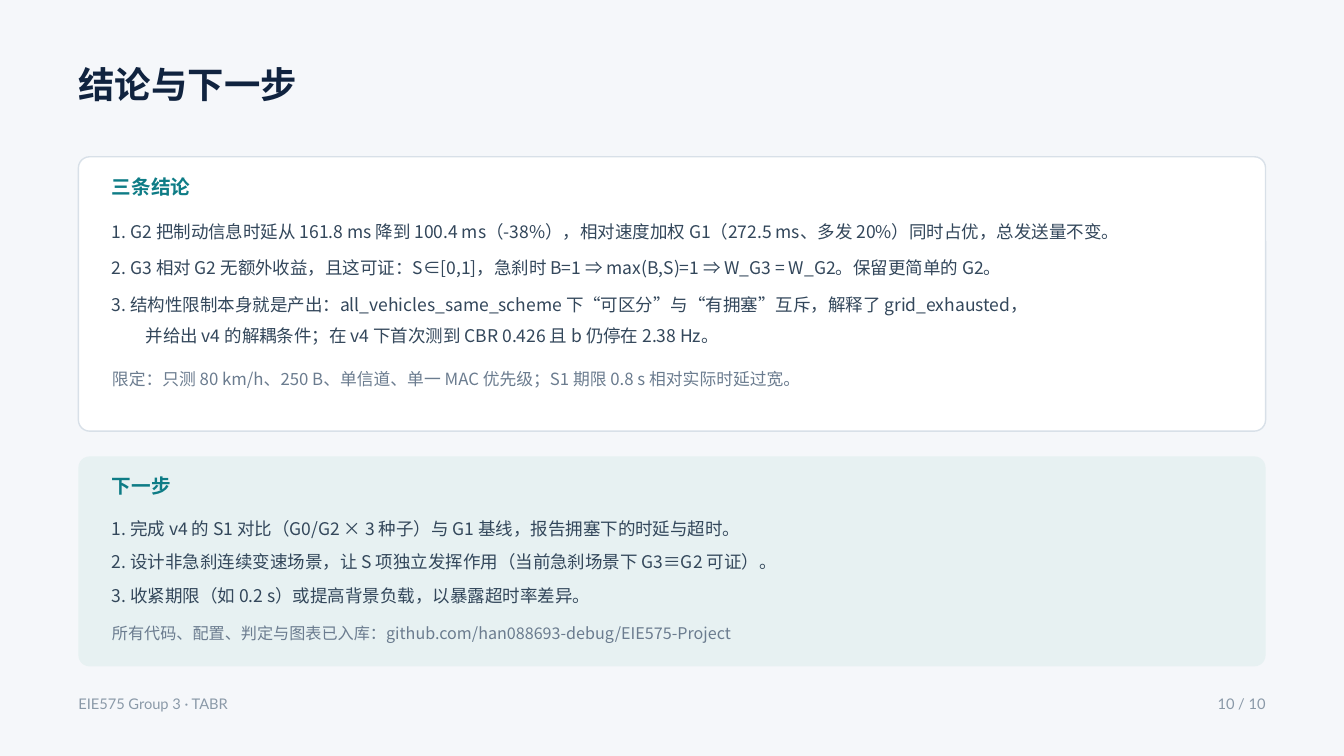
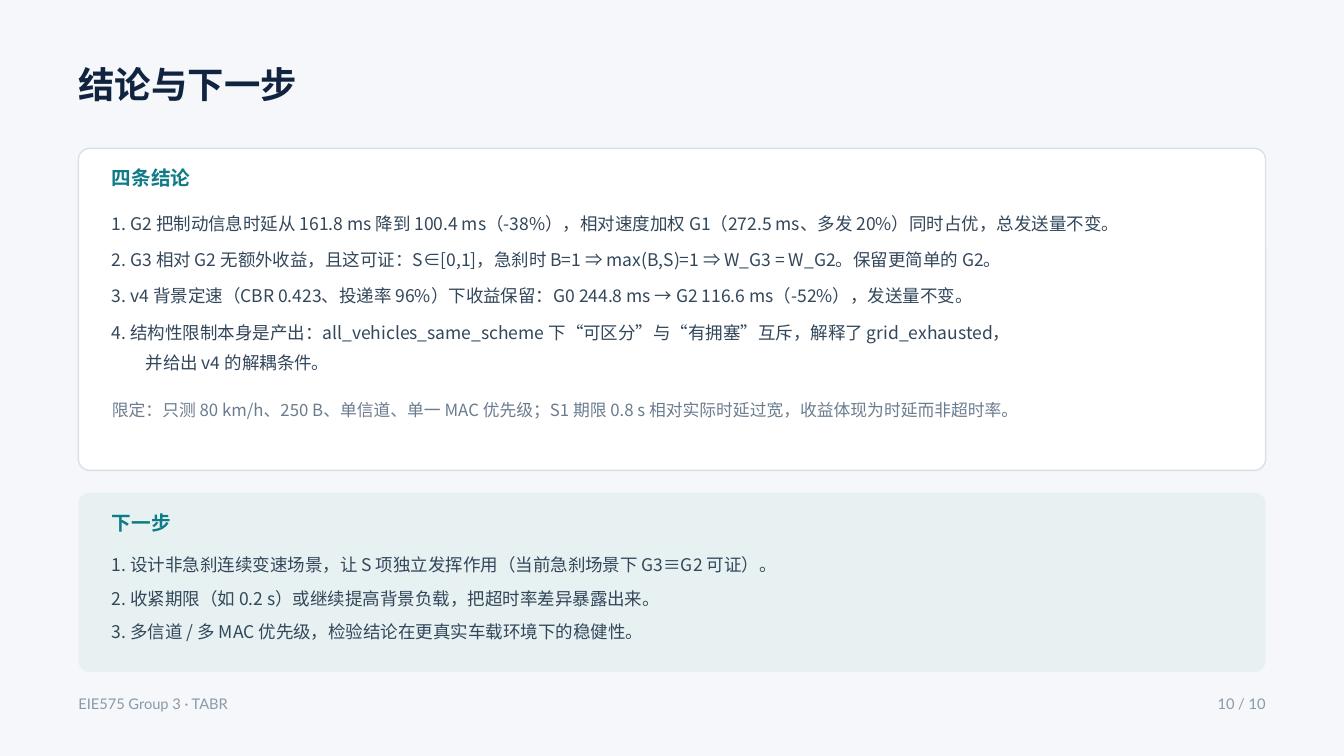
Before and after one commit to han088693-debug/EIE575-Project, a slide deck: slide 10 of TABR_project/docs/deck/EIE575_TABR_deck.pptx. Drawn at 1344x756 pixels with LibreOffice and Linux fonts; fonts in the diff are those of the drawing. Boxes give left, top, right and bottom in pixels: in the first picture for what was removed or moved away, otherwise in the second. Text is boxed around its words. In the diff, an @@ line names an element or a change of style, - is before the commit and + after.

```diff
--- a/TABR_project/docs/deck/EIE575_TABR_deck.pptx
+++ b/TABR_project/docs/deck/EIE575_TABR_deck.pptx
@@ rounded rectangle resized from (x1=79, y1=157, x2=1266, y2=432) to (x1=79, y1=148, x2=1266, y2=470) @@
@@ rounded rectangle at (x1=79, y1=148, x2=1266, y2=470): proportions changed @@
@@ text at (x1=112, y1=168, x2=190, y2=187): text changed @@
-三条结论
+四条结论
@@ text "1. G2 把制动信息时延从 161.8 ms ..." moved from (x1=112, y1=223, x2=1120, y2=240) to (x1=112, y1=215, x2=1120, y2=232) @@
@@ text "2. G3 相对 G2 无额外收益，且这可证：S∈[0,1]，急刹时 ..." moved from (x1=112, y1=259, x2=1001, y2=278) to (x1=112, y1=251, x2=1001, y2=270) @@
@@ text added at (x1=112, y1=287, x2=972, y2=304), 12.5 pt, text #33475B @@
+3. v4 背景定速（CBR 0.423、投递率 96%）下收益保留：G0 244.8 ms → G2 116.6 ms（-52%），发送量不变。
@@ text at (x1=112, y1=324, x2=1010, y2=344): text changed @@
-3. 结构性限制本身就是产出：all_vehicles_same_scheme 下“可区分”与“有拥塞”互斥，解释了 grid_exhausted，
+4. 结构性限制本身是产出：all_vehicles_same_scheme 下“可区分”与“有拥塞”互斥，解释了 grid_exhausted，
@@ text removed at (x1=146, y1=327, x2=719, y2=345) @@
-并给出 v4 的解耦条件；在 v4 下首次测到 CBR 0.426 且 b 仍停在 2.38 Hz。
@@ text added at (x1=146, y1=354, x2=330, y2=371), 12.5 pt, text #33475B @@
+并给出 v4 的解耦条件。
@@ text at (x1=112, y1=402, x2=1018, y2=419): text changed @@
-限定：只测 80 km/h、250 B、单信道、单一 MAC 优先级；S1 期限 0.8 s 相对实际时延过宽。
+限定：只测 80 km/h、250 B、单信道、单一 MAC 优先级；S1 期限 0.8 s 相对实际时延过宽，收益体现为时延而非超时率。
@@ rounded rectangle at (x1=79, y1=493, x2=1266, y2=673): proportions changed @@
@@ rounded rectangle resized from (x1=79, y1=457, x2=1266, y2=666) to (x1=79, y1=493, x2=1266, y2=673) @@
@@ text "下一步" moved from (x1=112, y1=476, x2=171, y2=495) to (x1=112, y1=513, x2=171, y2=532) @@
@@ text removed at (x1=112, y1=520, x2=740, y2=538) @@
-1. 完成 v4 的 S1 对比（G0/G2 × 3 种子）与 G1 基线，报告拥塞下的时延与超时。
@@ text at (x1=112, y1=556, x2=777, y2=573): text changed @@
-2. 设计非急刹连续变速场景，让 S 项独立发挥作用（当前急刹场景下 G3≡G2 可证）。
+1. 设计非急刹连续变速场景，让 S 项独立发挥作用（当前急刹场景下 G3≡G2 可证）。
@@ text at (x1=112, y1=590, x2=660, y2=607): text changed @@
-3. 收紧期限（如 0.2 s）或提高背景负载，以暴露超时率差异。
+2. 收紧期限（如 0.2 s）或继续提高背景负载，把超时率差异暴露出来。
@@ text at (x1=112, y1=623, x2=643, y2=640): text changed; size 11.5 to 12.5 pt; text colour #6B7C8F to #33475B @@
-所有代码、配置、判定与图表已入库：github.com/han088693-debug/EIE575-Project
+3. 多信道 / 多 MAC 优先级，检验结论在更真实车载环境下的稳健性。
```
Also in this commit, not shown: 1 other slide changed, 6 other files.
